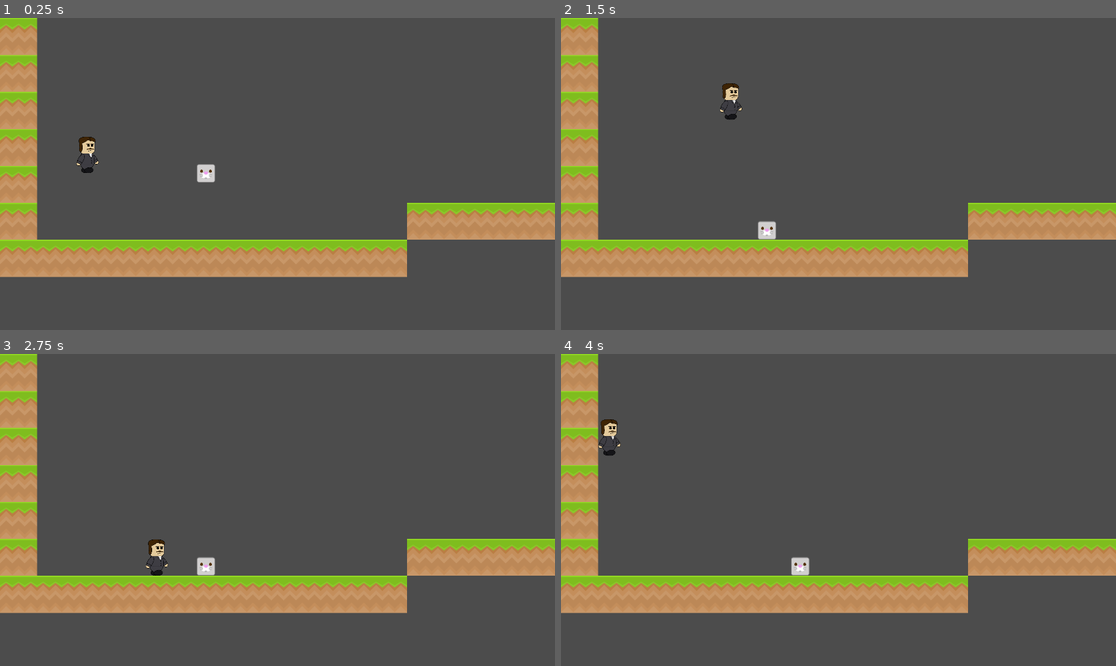
Above: before the commit, frames 1-4 (two rows, left to right).
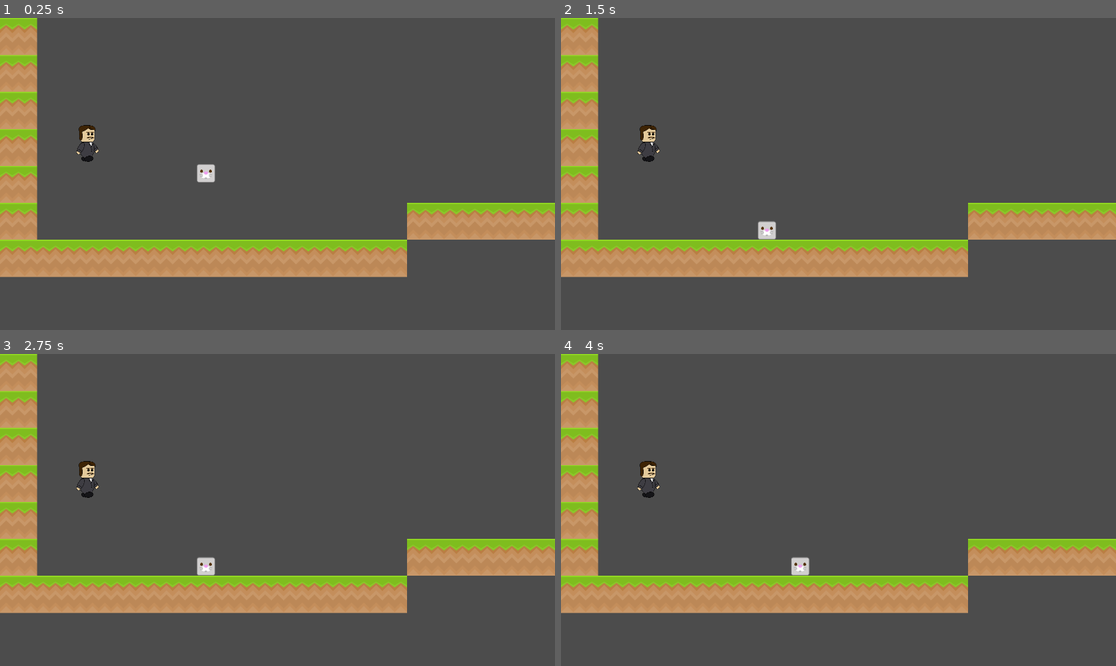
Above: after the commit, the same moments.

Repository: mariohm1311/GULjamon_game
Game: Godot game, scene res://scenes/main_test.tscn
Two runs of this game, one before a commit and one after it. Both use one fixed random seed, a clock stepped at 60 frames per second and the inputs below.
Inputs:
- Up to frame 1 (0.25 s): no input
- Up to frame 2 (1.5 s): hold S (crouch1) 0.53-1.28 s; hold D (go_right1) from 0.53 s (still down); tap W (jump1) at 0.77, 0.8, 1.07, 1.35 s
- Up to frame 3 (2.75 s): tap W (jump1) at 1.52, 1.82, 2.3 s; tap S (crouch1) at 1.55 s; release D (go_right1) at 2.03 s; hold A (go_left1) from 2.03 s (still down); hold S (crouch1) from 2.03 s (still down)
- Up to frame 4 (4 s): keep holding A (go_left1); release S (crouch1) at 2.78 s; tap Left (go_left2) at 2.85 s; tap W (jump1) at 3.02, 3.32, 3.77, 3.8 s; tap S (crouch1) at 3.05 s; hold Right (go_right2) from 3.53 s (still down)

The runs differ from the first frame. In frame 1, 0.4% of the frame differs, in the area x 13-18%, y 34-50%; in frame 2, 0.4%; in frame 3, 0.4%; in frame 4, 0.4%, in the area x 6-18%, y 20-47%.
Error after the commit: Parse Error: Parse error: Spaces used before tabs on a line (res://assets/characters/scene/character1.gd:21)

Commit message:
Working movements

Diff:
--- a/assets/characters/scene/character1.gd
+++ b/assets/characters/scene/character1.gd
@@ -5,19 +5,63 @@
 export var g_force = 20
 var vel = Vector2()
 
+var flipped = false
+var moving = false
 
 func _physics_process(delta):
-	vel.x = 0
+
 	vel.y += g_force
-	if(Input.is_action_pressed("go_left1")):
+
+	if Input.is_action_pressed("go_left1") and is_on_floor():
+		vel.x = 0
+		flipped = true
+		moving = true
+		$AnimatedSprite.flip_h = flipped
+		if not $AnimatedSprite/AnimationPlayer.current_animation == "moving_ground":
+    		$AnimatedSprite/AnimationPlayer.play("moving_ground")
 		vel.x = -vel_scalar
-	if(Input.is_action_pressed("go_right1")):
+
+	if Input.is_action_pressed("go_right1") and is_on_floor():
+		vel.x = 0
+		flipped = false
+		moving = true
+		$AnimatedSprite.flip_h = flipped
+		if not $AnimatedSprite/AnimationPlayer.current_animation == "moving_ground":
+    		$AnimatedSprite/AnimationPlayer.play("moving_ground")
 		vel.x = vel_scalar
-	if(Input.is_action_just_pressed("jump1") and is_on_floor()):
+
+	if Input.is_action_pressed("jump1") and is_on_floor():
 		vel.y = -jump
-	if(Input.is_action_pressed("crouch1")):
+		moving = true
+
+	if Input.is_action_pressed("go_right1") and not is_on_floor() and not vel.x >= vel_scalar:
+		vel.x += 10
+		flipped = false
+		moving = true
+
+	if Input.is_action_pressed("go_left1") and not is_on_floor() and not vel.x <= -vel_scalar :
+		vel.x -= 10
+		flipped = true
+		moving = true
+
+	if Input.is_action_pressed("crouch1"):
 		pass
 
+	if is_on_floor() and not moving:
+		vel.x = 0
+		$AnimatedSprite/AnimationPlayer.play("static")
+
+	elif not is_on_floor():
+		if vel.y <= 0:
+			$AnimatedSprite.flip_h = flipped
+			if not $AnimatedSprite/AnimationPlayer.current_animation == "moving_up":
+	    		$AnimatedSprite/AnimationPlayer.play("moving_up")
+		else:
+			$AnimatedSprite.flip_h = flipped
+			if not $AnimatedSprite/AnimationPlayer.current_animation == "moving_down":
+	    		$AnimatedSprite/AnimationPlayer.play("moving_down")
+
+	moving = false
 
 	move_and_slide(vel, Vector2(0,-1))
 
--- a/assets/characters/scene/character1.tscn
+++ b/assets/characters/scene/character1.tscn
@@ -1,12 +1,102 @@
-[gd_scene load_steps=4 format=2]
+[gd_scene load_steps=13 format=2]
 
 [ext_resource path="res://assets/characters/scene/character1.gd" type="Script" id=1]
 [ext_resource path="res://assets/characters/imports/Tesla_1.png" type="Texture" id=2]
+[ext_resource path="res://assets/characters/imports/Tesla_2.png" type="Texture" id=3]
+[ext_resource path="res://assets/characters/imports/Tesla_3.png" type="Texture" id=4]
+[ext_resource path="res://assets/characters/imports/Tesla_down.png" type="Texture" id=5]
+[ext_resource path="res://assets/characters/imports/Tesla_up.png" type="Texture" id=6]
 
 [sub_resource type="RectangleShape2D" id=1]
 
 custom_solver_bias = 0.0
 extents = Vector2( 30.7958, 63.2057 )
+
+[sub_resource type="SpriteFrames" id=2]
+
+animations = [ {
+"frames": [ ExtResource( 2 ), ExtResource( 3 ), ExtResource( 4 ), ExtResource( 5 ), ExtResource( 6 ) ],
+"loop": true,
+"name": "default",
+"speed": 5.0
+} ]
+_sections_unfolded = [ "Resource" ]
+
+[sub_resource type="Animation" id=4]
+
+resource_name = "moving_down"
+length = 1.0
+loop = true
+step = 0.1
+tracks/0/type = "value"
+tracks/0/path = NodePath(".:frame")
+tracks/0/interp = 1
+tracks/0/loop_wrap = true
+tracks/0/imported = false
+tracks/0/enabled = true
+tracks/0/keys = {
+"times": PoolRealArray( 0 ),
+"transitions": PoolRealArray( 1 ),
+"update": 1,
+"values": [ 3 ]
+}
+
+[sub_resource type="Animation" id=5]
+
+resource_name = "moving_ground"
+length = 0.8
+loop = true
+step = 0.2
+tracks/0/type = "value"
+tracks/0/path = NodePath(".:frame")
+tracks/0/interp = 1
+tracks/0/loop_wrap = true
+tracks/0/imported = false
+tracks/0/enabled = true
+tracks/0/keys = {
+"times": PoolRealArray( 0, 0.2, 0.4, 0.6, 0.8 ),
+"transitions": PoolRealArray( 1, 1, 1, 1, 1 ),
+"update": 1,
+"values": [ 1, 0, 1, 2, 1 ]
+}
+
+[sub_resource type="Animation" id=6]
+
+resource_name = "moving_up"
+length = 1.0
+loop = true
+step = 0.1
+tracks/0/type = "value"
+tracks/0/path = NodePath(".:frame")
+tracks/0/interp = 1
+tracks/0/loop_wrap = true
+tracks/0/imported = false
+tracks/0/enabled = true
+tracks/0/keys = {
+"times": PoolRealArray( 0 ),
+"transitions": PoolRealArray( 1 ),
+"update": 1,
+"values": [ 4 ]
+}
+
+[sub_resource type="Animation" id=3]
+
+resource_name = "static"
+length = 1.0
+loop = true
+step = 0.1
+tracks/0/type = "value"
+tracks/0/path = NodePath(".:frame")
+tracks/0/interp = 1
+tracks/0/loop_wrap = true
+tracks/0/imported = false
+tracks/0/enabled = true
+tracks/0/keys = {
+"times": PoolRealArray( 0 ),
+"transitions": PoolRealArray( 1 ),
+"update": 1,
+"values": [ 1 ]
+}
 
 [node name="Character1" type="KinematicBody2D" index="0"]
 
@@ -19,18 +109,12 @@
 jump = 500
 g_force = 20
 
-[node name="Sprite" type="Sprite" parent="." index="0"]
-
-scale = Vector2( 0.25, 0.25 )
-texture = ExtResource( 2 )
-_sections_unfolded = [ "Transform" ]
-
-[node name="CollisionShape2D" type="CollisionShape2D" parent="." index="1"]
+[node name="CollisionShape2D" type="CollisionShape2D" parent="." index="0"]
 
 position = Vector2( -1, 0 )
 shape = SubResource( 1 )
 
-[node name="Camera2D" type="Camera2D" parent="." index="2"]
+[node name="Camera2D" type="Camera2D" parent="." index="1"]
 
 anchor_mode = 1
 rotating = false
@@ -55,7 +139,7 @@
 editor_draw_limits = false
 editor_draw_drag_margin = false
 
-[node name="Viewport" type="Viewport" parent="." index="3"]
+[node name="Viewport" type="Viewport" parent="." index="2"]
 
 arvr = false
 size = Vector2( 0, 0 )
@@ -80,3 +164,24 @@
 shadow_atlas_quad_1 = 2
 shadow_atlas_quad_2 = 3
 shadow_atlas_quad_3 = 4
+
+[node name="AnimatedSprite" type="AnimatedSprite" parent="." index="3"]
+
+scale = Vector2( 0.25, 0.25 )
+frames = SubResource( 2 )
+animation = "default"
+_sections_unfolded = [ "Transform", "Z Index" ]
+
+[node name="AnimationPlayer" type="AnimationPlayer" parent="AnimatedSprite" index="0"]
+
+root_node = NodePath("..")
+autoplay = ""
+playback_process_mode = 1
+playback_default_blend_time = 0.0
+playback_speed = 1.5
+anims/moving_down = SubResource( 4 )
+anims/moving_ground = SubResource( 5 )
+anims/moving_up = SubResource( 6 )
+anims/static = SubResource( 3 )
+blend_times = [  ]
+_sections_unfolded = [ "Playback Options" ]
--- a/scenes/main_test.tscn
+++ b/scenes/main_test.tscn
@@ -4,7 +4,7 @@
 [ext_resource path="res://assets/characters/scene/character1.tscn" type="PackedScene" id=2]
 [ext_resource path="res://scenes/test_map.tscn" type="PackedScene" id=3]
 
-[node name="Node" type="Node" index="0"]
+[node name="Node" type="Node"]
 
 [node name="character2" parent="." index="0" instance=ExtResource( 1 )]
 
Binary file added: assets/characters/imports/Tesla_down.png
Not shown, added: assets/characters/imports/Tesla_down.png.import
Binary file added: assets/characters/imports/Tesla_up.png
Not shown, added: assets/characters/imports/Tesla_up.png.import
